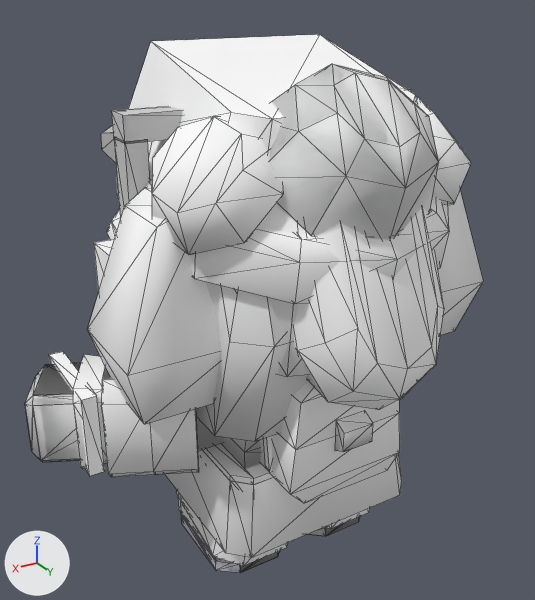
Two versions of the glTF model apps/web/public/avatar/kit.glb, one commit apart.
The view is the same before and after, from a 50 mm lens placed at (0.554, 0.913, 0.868), pointed at (0.005, -0.001, 0.411). Arrows for +X, +Y and +Z are at lower left; the lights stay in place. The older version comes first. Mesh edges are drawn as thin lines. Vertices at exactly the same position are counted once.

In view in the first picture: 'peca-arms-cuff', 'peca-arms-short', 'peca-backpack', 'peca-beanie', 'peca-cap', 'peca-hair-band', 'peca-hair-bun', 'peca-hair-buns', 'peca-hair-knot', 'peca-hair-long', 'peca-headphones', 'peca-skirt' and 9 more.
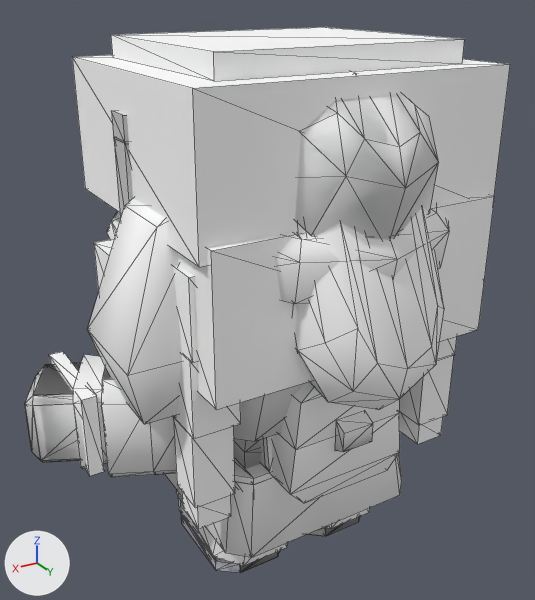
Diff of the bpy script that builds the scene:
```diff
--- a/apps/web/public/avatar/kit.glb.py
+++ b/apps/web/public/avatar/kit.glb.py
@@ me_hair_buns @@
 # used by ob_peca_hair_buns; location = (0.0, 0.0, 0.0)
-me_hair_buns.from_pydata(...)  # 118 vertices, 196 faces; spans x -0.237..0.237, y -0.208..0.211, z 0.393..0.723
+me_hair_buns.from_pydata(...)  # 69 vertices, 109 faces; spans x -0.225..0.225, y -0.17..0.23, z 0.393..0.8
+# me_hair_buns part 1: a new loose piece, a box spanning x -0.225..0.225, y -0.17..0.22, z 0.58..0.77, in mat_hair
+# me_hair_buns part 2: a new loose piece, a box spanning x -0.18..0.18, y -0.13..0.18, z 0.77..0.8, in mat_hair
+# me_hair_buns part 3: a new loose piece, a box spanning x -0.215..0.215, y 0.07..0.23, z 0.4..0.6, in mat_hair
+# me_hair_buns part 4: the loose piece of 24 vertices spanning x -0.237..-0.079, y 0.05..0.211, z 0.564..0.723 is deleted
+# me_hair_buns part 5: the loose piece of 24 vertices spanning x 0.079..0.237, y 0.05..0.211, z 0.564..0.723 is deleted
+# other edits to the shape of me_hair_buns do not show in these pictures
 me_hair_buns.materials.append(mat_hair)
-me_hair_buns.materials.append(mat_fixed)
@@ me_hair_braids @@
+me_hair_braids.from_pydata(...)  # 109 vertices, 169 faces; spans x -0.225..0.225, y -0.168..0.185, z 0.185..0.671
+# faces by material slot: [145, 24]
+me_hair_braids.materials.append(mat_hair)
+me_hair_braids.materials.append(mat_acc)
@@ ob_peca_hair_braids @@
+ob_peca_hair_braids = bpy.data.objects.new('peca-hair-braids', me_hair_braids)
+ob_peca_hair_braids.location = (0.0, 0.0, 0.0)
```

Boxes (x1, y1, x2, y2) around the edits, measured in the pictures (535 x 600 px):
'peca-hair-buns', reshaped
    before: (152, 97, 471, 255)
    after: (72, 27, 510, 410)
'peca-hair-braids', added
    after: (173, 265, 457, 529)
    faces in mat_hair: (173, 265, 457, 508)
    faces in mat_acc: (182, 412, 443, 529)
part 1 of me_hair_buns, added
    after: (72, 55, 510, 267)
part 2 of me_hair_buns, added
    after: (111, 27, 464, 81)
part 3 of me_hair_buns, added
    after: (177, 195, 495, 410)
part 4 of me_hair_buns, deleted
    before: (416, 97, 471, 205)
part 5 of me_hair_buns, deleted
    before: (152, 117, 283, 255)
'peca-cap', unchanged, covered by the edit
    before: (101, 34, 417, 163)
